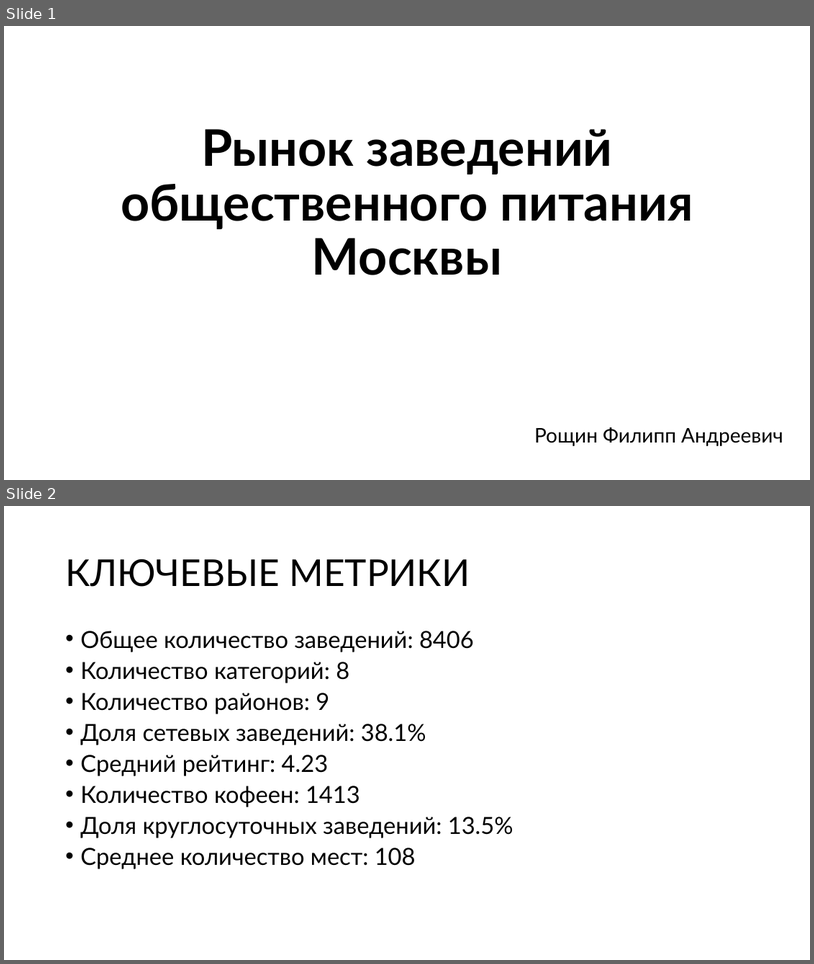
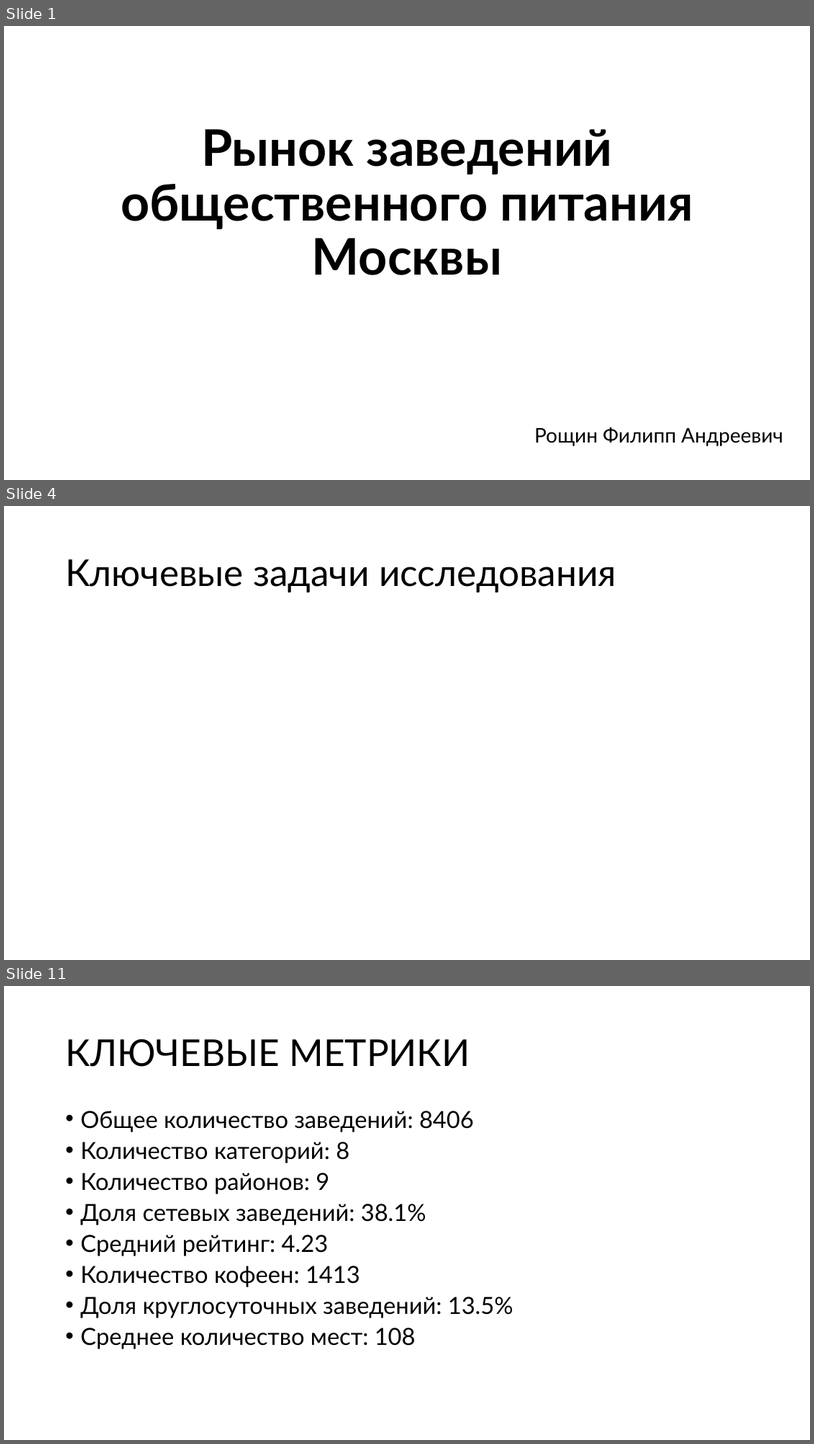
Before and after one commit to PHILIPP111007/masters_degree_Roshchin_M25-555, a slide deck: BI/moscow_places/moscow_places_hw.pptx. Shown one above the other, each under a label of ours: slides 1 and 2 before the commit, slides 1, 4 and 11 after it; the slides between them are not shown. The pictures are 814x964 and 814x1444 pixels, drawn with LibreOffice and Linux fonts; fonts in the diff are those of the drawing. Boxes give left, top, right and bottom in pixels: in the first picture for what was removed or moved away, otherwise in the second. Text is boxed around its words. In the diff, an @@ line names an element or a change of style, - is before the commit and + after.

```diff
--- a/BI/moscow_places/moscow_places_hw.pptx
+++ b/BI/moscow_places/moscow_places_hw.pptx
@@ slide 4 added at box(4, 506, 810, 960), background #FFFFFF @@
@@ title added at box(65, 559, 617, 592), 44 pt, text #000000 @@
+Ключевые задачи исследования
@@ what was slide 2 is now slide 11 @@
```
Also in this commit, not shown: 2 slides changed, 14 other slides added, 2 other files.
